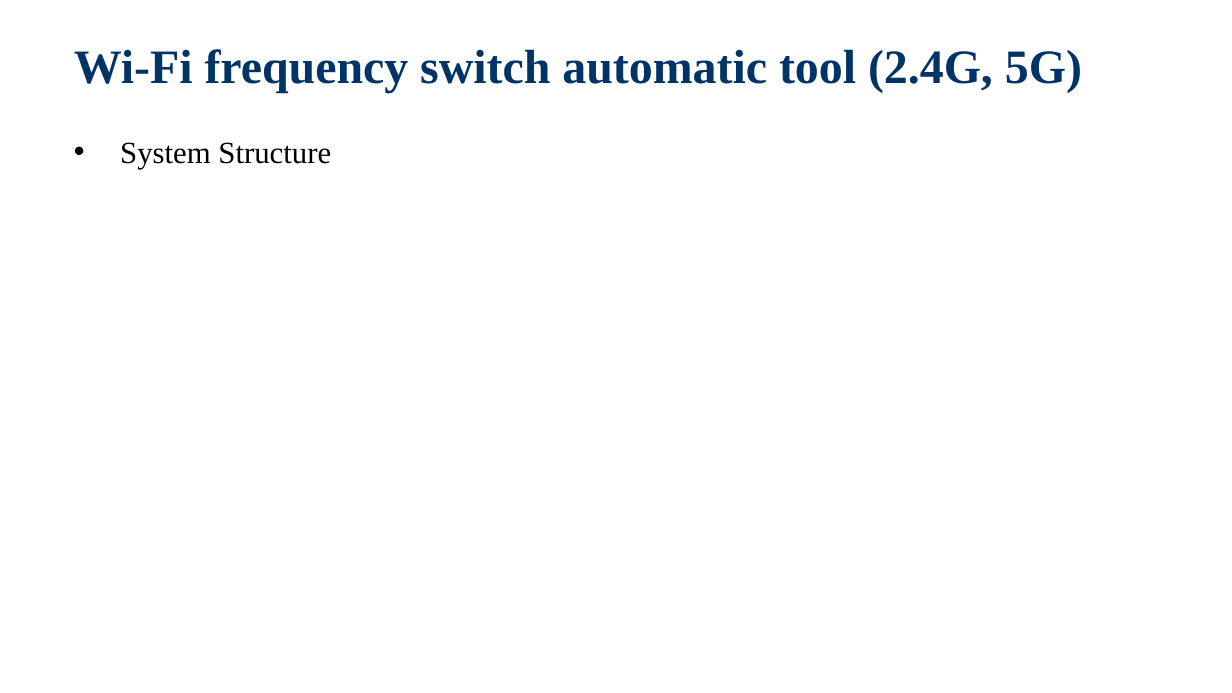
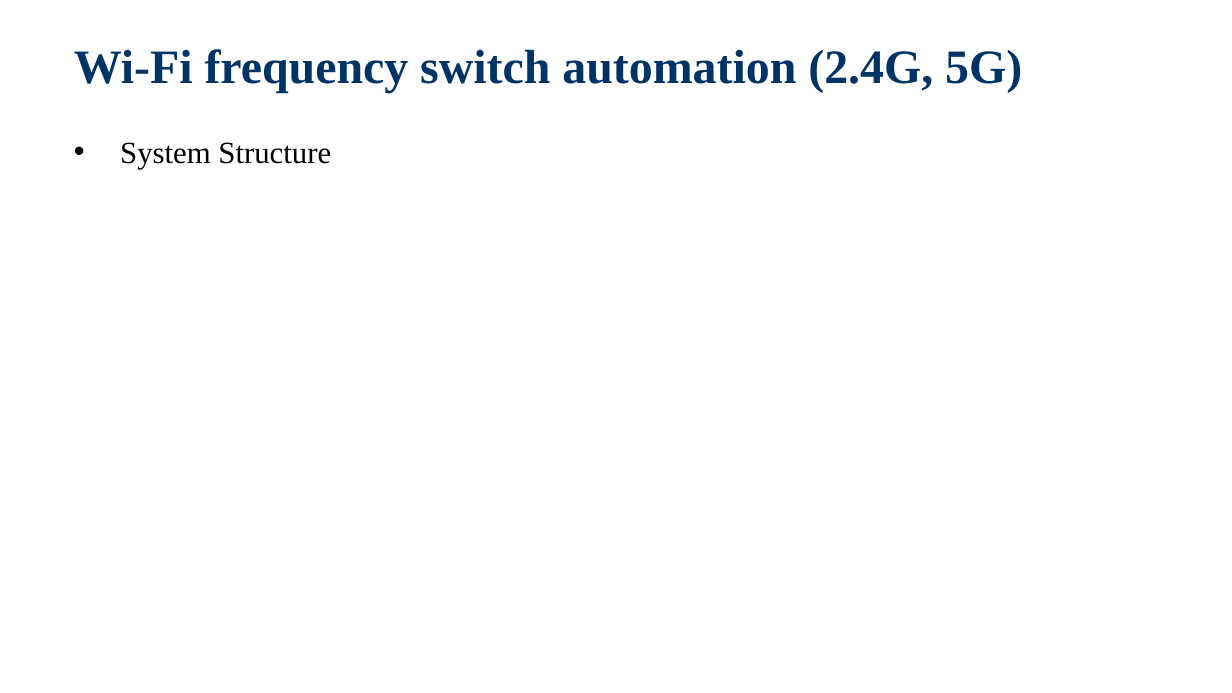
Before and after one commit to jackiejay888/automation, a slide deck: slide 15 of kpi/Test Automation_Demo.pptx. Drawn at 1232x693 pixels with LibreOffice and Linux fonts; fonts in the diff are those of the drawing; background and template pictures are left out. Boxes give left, top, right and bottom in pixels: in the first picture for what was removed or moved away, otherwise in the second. Text is boxed around its words. In the diff, an @@ line names an element or a change of style, - is before the commit and + after.

Commit message:
update test automation for Q1 ppt

```diff
--- a/kpi/Test Automation_Demo.pptx
+++ b/kpi/Test Automation_Demo.pptx
@@ title at bbox=[74, 49, 1022, 93]: text changed @@
-Wi-Fi frequency switch automatic tool (2.4G, 5G)
+Wi-Fi frequency switch automation (2.4G, 5G)
```
Also in this commit, not shown: 8 other slides changed, 1 slide added.
